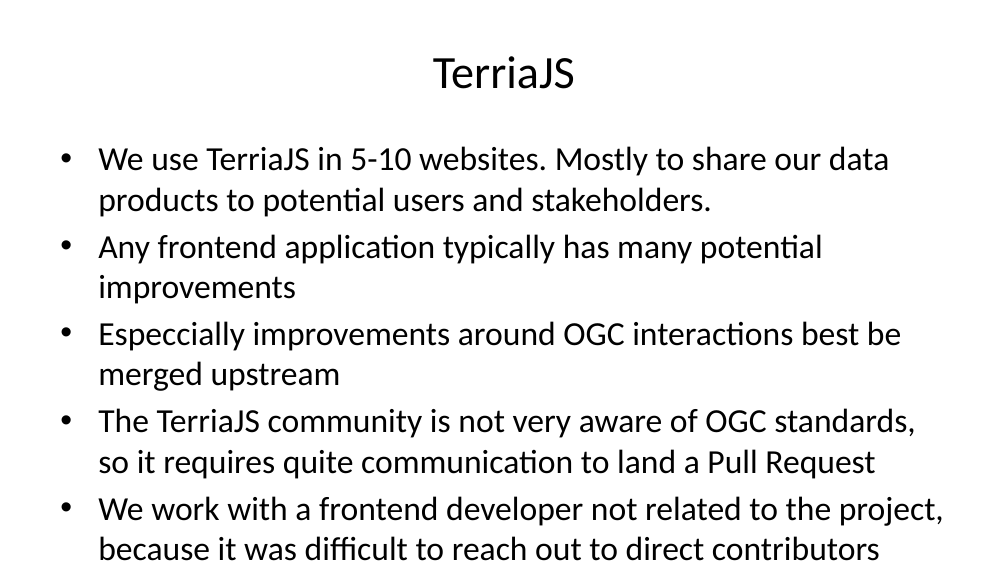
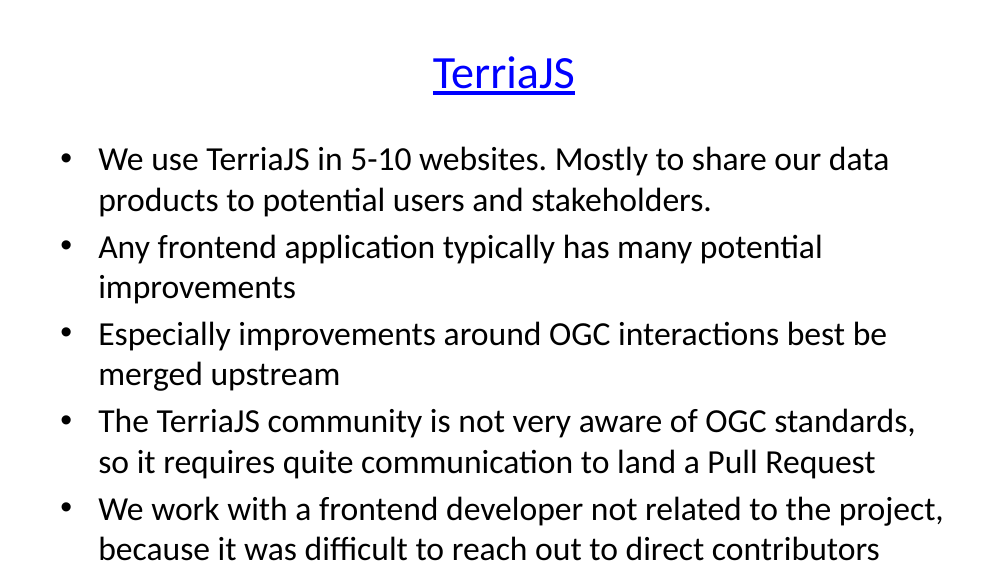
Before and after one commit to pvgenuchten/slides, a slide deck: slide 10 of slides/20250703-foss4gnl-opensource-at-isric.pptx. Drawn at 1008x567 pixels with LibreOffice and Linux fonts; fonts in the diff are those of the drawing. Boxes give left, top, right and bottom in pixels: in the first picture for what was removed or moved away, otherwise in the second. Text is boxed around its words. In the diff, an @@ line names an element or a change of style, - is before the commit and + after.

```diff
--- a/slides/20250703-foss4gnl-opensource-at-isric.pptx
+++ b/slides/20250703-foss4gnl-opensource-at-isric.pptx
@@ title "TerriaJS" at [433, 56, 575, 95]: text colour #000000 to #0000FF, underline on @@
@@ text at [98, 321, 887, 391]: text changed @@
-• Especcially improvements around OGC interactions best be merged upstream
+• Especially improvements around OGC interactions best be merged upstream
```
Also in this commit, not shown: 10 other slides changed, 1 slide added, 2 slides removed, 8 other files.
